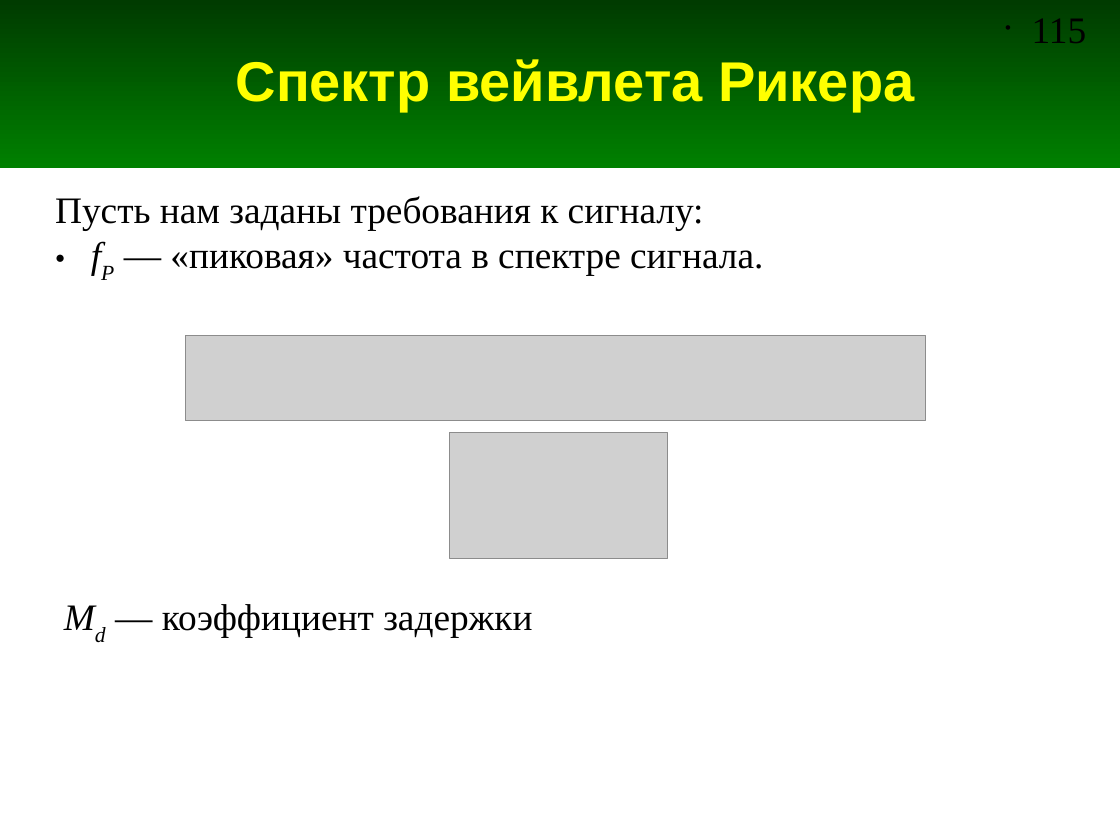
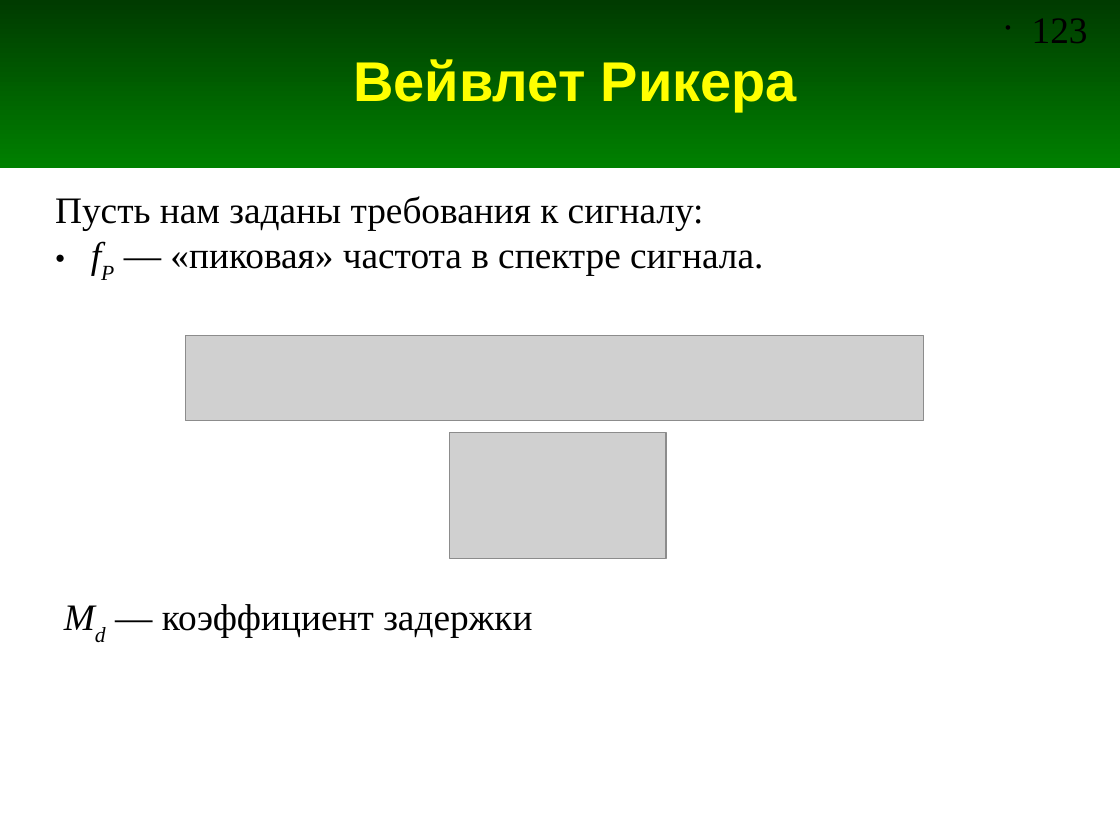
Before and after one commit to andris0147sv/modelling, a slide deck: slide 123 of presentations/2. FDTD.odp (slide 115 before the commit). Drawn at 1120x840 pixels with LibreOffice and Linux fonts; fonts in the diff are those of the drawing; grey boxes stand for pictures. Boxes give left, top, right and bottom in pixels: in the first picture for what was removed or moved away, otherwise in the second. Text is boxed around its words. In the diff, an @@ line names an element or a change of style, - is before the commit and + after.

Commit message:
Добавлены слады про синусоидалдьный сигнал и вейвлет Рикера

```diff
--- a/presentations/2. FDTD.odp
+++ b/presentations/2. FDTD.odp
@@ page number at (x1=1032, y1=18, x2=1088, y2=43): text changed @@
-• 115
+• 123
@@ title at (x1=353, y1=59, x2=797, y2=111): text changed @@
-Спектр вейвлета Рикера
+Вейвлет Рикера
```
Also in this commit, not shown: 4 other slides changed, 16 slides added.
